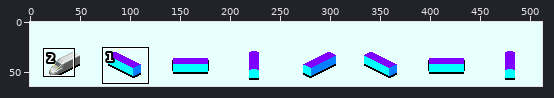
One commit to this sprite sheet: 21_Sample/[H]classE6.png. Above: a wide view before the commit, with the close-up outlined.
Close-up. The starting point:
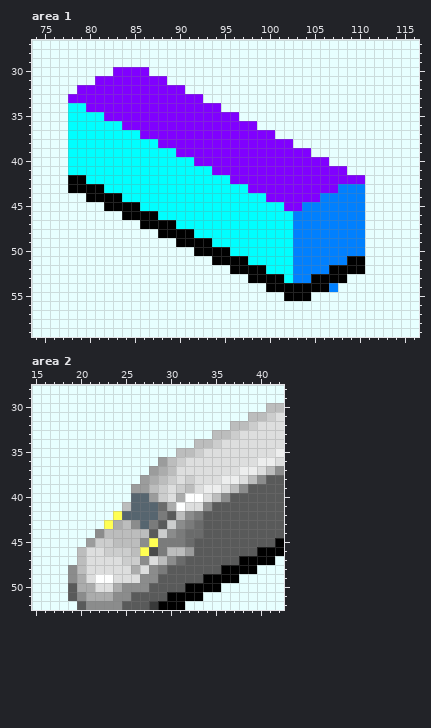
The file is 512x64 pixels. Shown: area 1: x 74..116, y 27..59; area 2: x 15..42, y 28..52.
And afterwards:
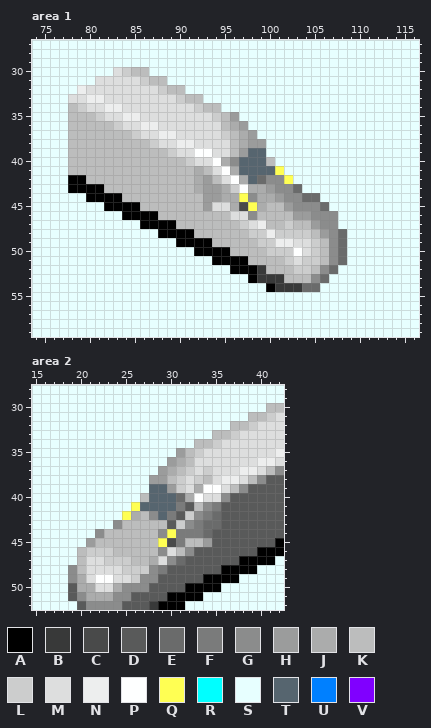
Palette (. is transparent): A #000000  B #383939  C #494a4a  D #595a5a  E #6a6b6b  F #7a7b7b  G #8b8c8c  H #9b9c9c  J #abacac  K #bcbdbd  L #cccdcd  M #dddede  N #edeeee  P #feffff  Q #ffff53  R #00ffff  S #e7ffff  T #56656f  U #0080ff  V #8000ff
Changes in this commit:
Changed rows in their new state; - is an unchanged pixel.
Area 1:
first column x 78:
30 -----MLKK------------------------
31 ---MMMMMLKK----------------------
32 -NMMMMMMMMLKK--------------------
33 MMNNMMMMMMMMLKK------------------
34 KLMMNNMMMMMMMMLKK----------------
35 KKKLMMNNMMMMMMMMLKH--------------
36 KKKKKLMMNNMMMMMMMKJHS------------
37 KKKKKKKLMMNNMMMMMLKJHSS----------
38 KKKKKKKKKLMMNNMMMMKJHHSSS--------
39 KKKKKKKKKKKLMMPPMMKHTTSSSSS------
40 KKKKKKKKKKKKKLMMPJGTTTKSSSSSS----
41 KKKKKKKKKKKKKKJKMPJTTTTQSSSSSSS--
42 --KKKKKKKKKKKKJHKMPJTEGGQSSSSSSSS
43 ----KKKKKKKKKKJHHJLPJJHGGESSSSSSS
44 ------KKKKKKKKKHHJJQGJJHGGEESSSSS
45 --------KKKKKKKHMMJCQJKKHGGGESSSS
46 ----------KKKKKKKKMMGKKKKHHGGGSSS
47 ------------KKKKKKKLMNKKLKKHGGSSS
48 --------------KKKKKKLLNLLLLKHGESS
49 ----------------KKKKKLLNNMMLKGESS
50 ------------------KKKKLLLPMLKGESS
51 --------------------KKKKLMLLKGESS
52 ---------------------BKKKLLKGESSS
53 ---------------------BBBKKKGESS--
54 -----------------------BBBEESS---
55 ------------------------SSS------
Area 2:
first column x 21:
35 ----------H----
36 --------SHJK---
37 -------SHJKL-L-
38 ------SHHKLMLK-
39 -----SSTTH-MJPP
40 -----SKTTTEJ--M
41 ----SQ--TTFDK-F
42 ---SQJKGTFDLGFE
43 --SG-KKKKDLGFEE
44 -------KGQ-FFE-
45 -KK---KKQC-KKH-
46 LL-KK-KKGM-G---
47 --LL-KKJM------
48 ----LLL--------
49 -----L---------
